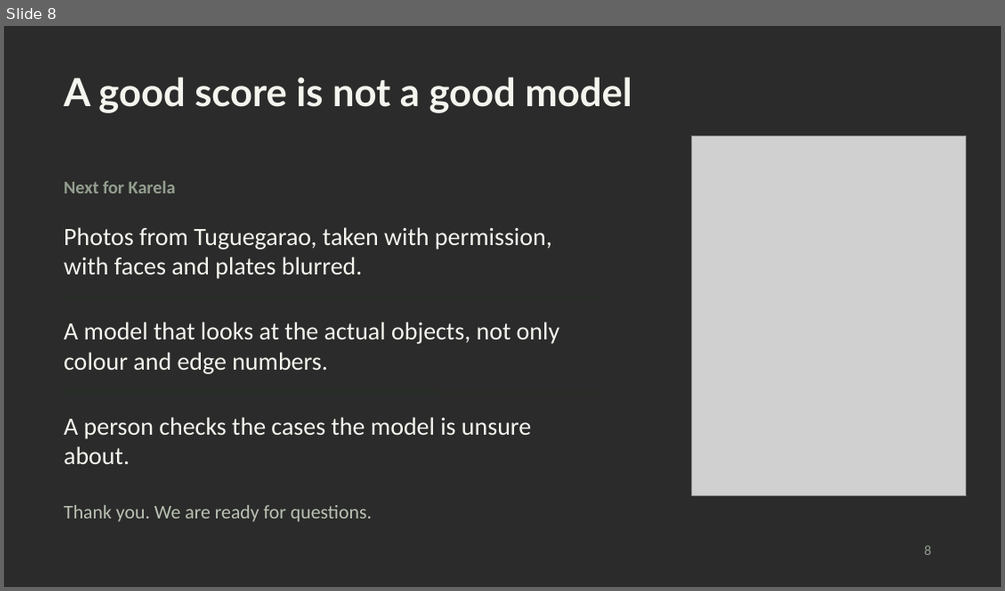
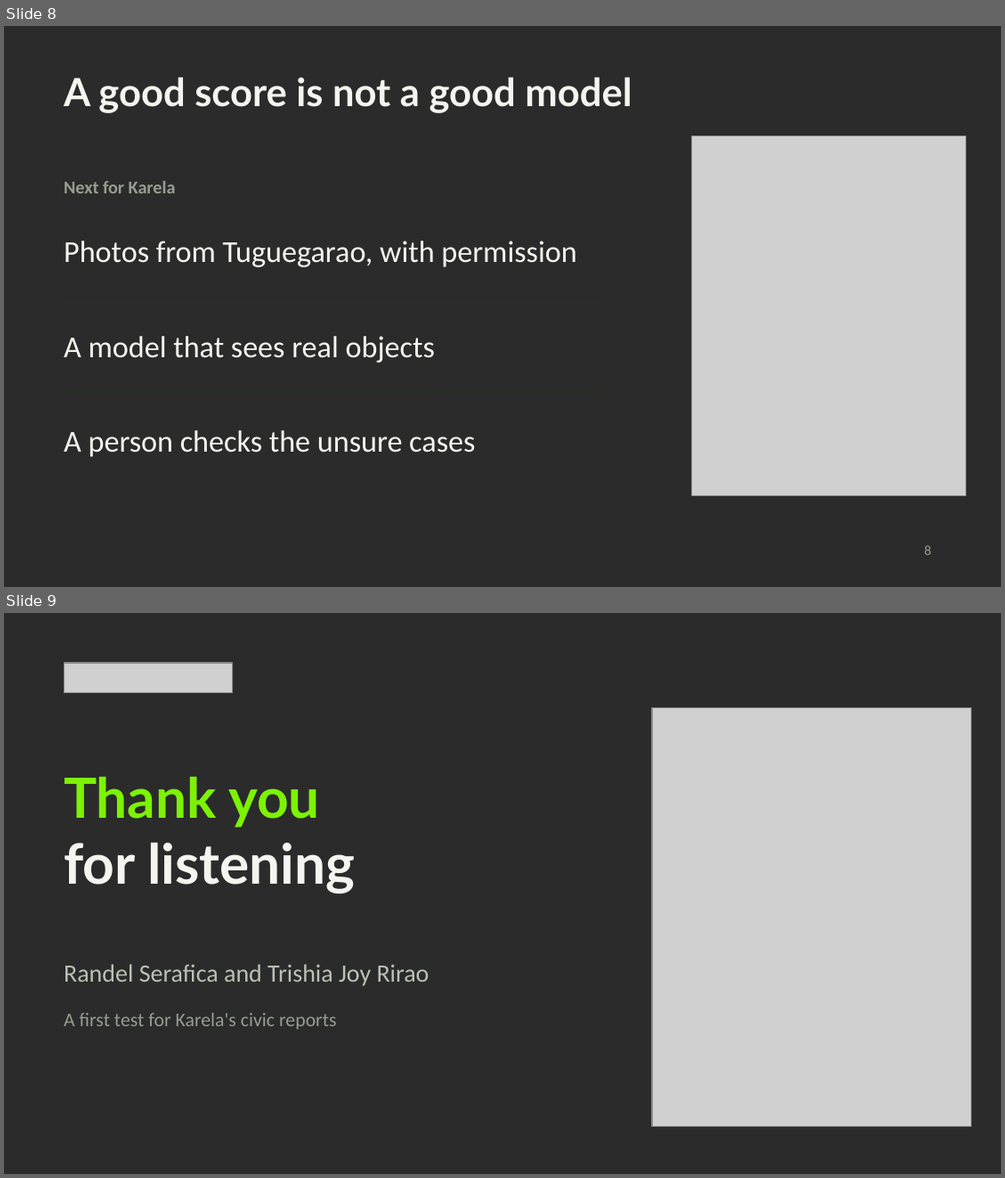
Before and after one commit to Dell015/ml-activity, a slide deck: Karela_ML_Presentation.pptx. Shown one above the other, each under a label of ours: slide 8 before the commit, slides 8 and 9 after it. The pictures are 1005x591 and 1005x1178 pixels, drawn with LibreOffice and Linux fonts; fonts in the diff are those of the drawing; grey boxes stand for pictures; background and template pictures are left out; a plain dark background stands for a picture behind light text. Boxes give left, top, right and bottom in pixels: in the first picture for what was removed or moved away, otherwise in the second. Text is boxed around its words. In the diff, an @@ line names an element or a change of style, - is before the commit and + after.

Commit message:
Revise presentation script and activity report for clarity and coherence

```diff
--- a/Karela_ML_Presentation.pptx
+++ b/Karela_ML_Presentation.pptx
@@ slide 9 added at <box>4,613,1001,1174</box>, background picture (left out) @@
@@ picture added at <box>64,663,232,693</box> @@
@@ picture added at <box>652,707,971,1127</box> @@
@@ text added at <box>64,776,355,893</box>, 40 pt, text #F3F5EE, bold @@
+Thank you
+for listening
@@ text added at <box>64,964,429,986</box>, 18 pt, text #B9C2B3 @@
+Randel Serafica and Trishia Joy Rirao
@@ text added at <box>64,1013,336,1030</box>, 14 pt, text #939E8F @@
+A first test for Karela's civic reports
@@ slide 8 changed as well @@
@@ text at <box>64,240,576,267</box>: text changed; size 18 to 22 pt @@
-Photos from Tuguegarao, taken with permission, with faces and plates blurred.
+Photos from Tuguegarao, with permission
@@ text at <box>64,336,435,362</box>: text changed; size 18 to 22 pt @@
-A model that looks at the actual objects, not only colour and edge numbers.
+A model that sees real objects
@@ text at <box>64,430,475,457</box>: text changed; size 18 to 22 pt @@
-A person checks the cases the model is unsure about.
+A person checks the unsure cases
@@ text removed at <box>64,505,372,522</box> @@
-Thank you. We are ready for questions.
```
Also in this commit, not shown: 7 other slides changed, 2 other files.
